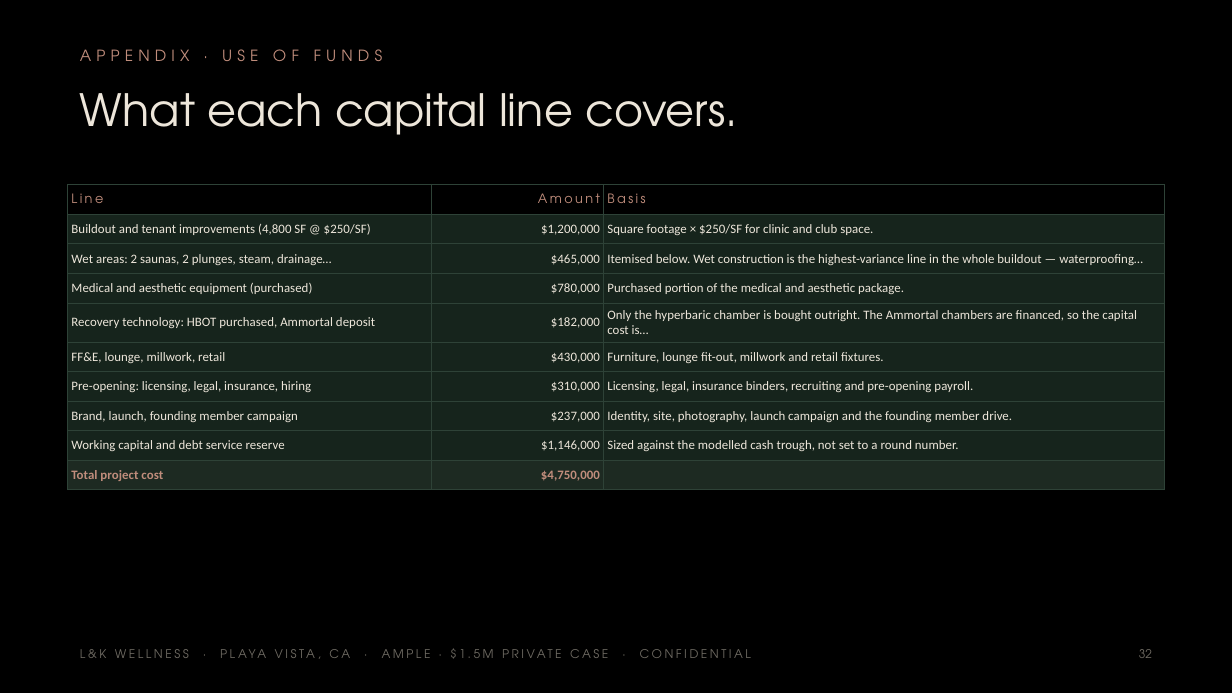
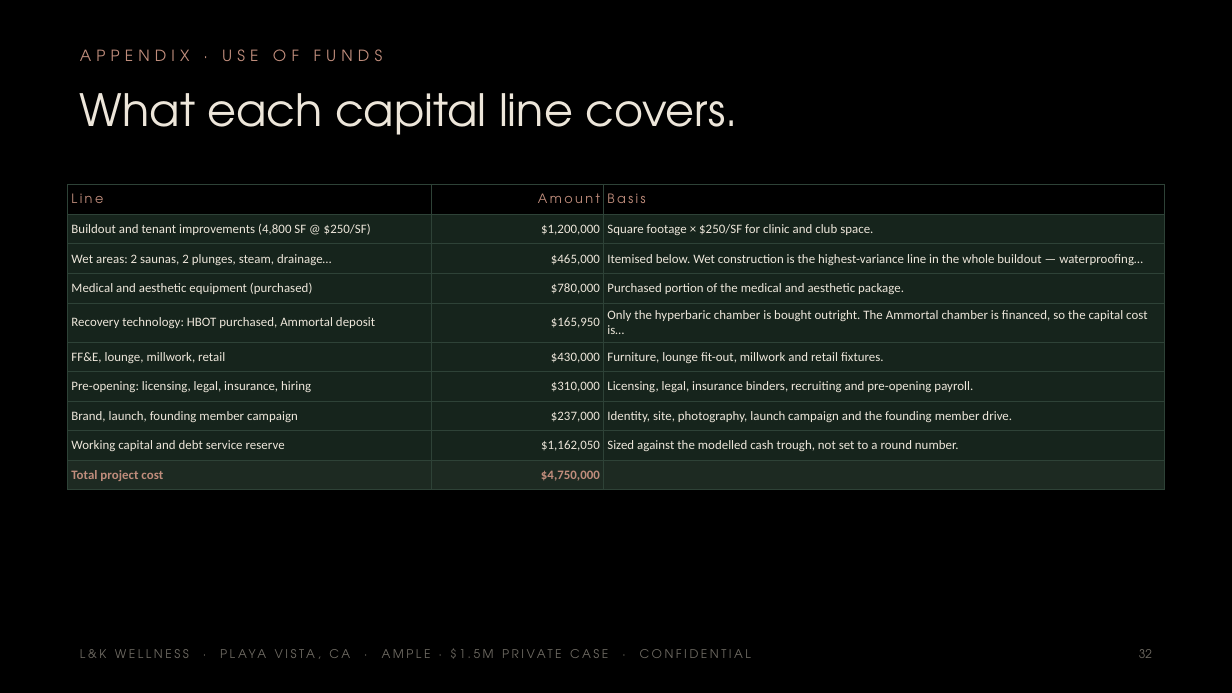
Before and after one commit to apexalpha811/2mil_ample, a slide deck: slide 32 of 1.5mil_ample.pptx. Drawn at 1232x693 pixels with LibreOffice and Linux fonts; fonts in the diff are those of the drawing. Boxes give left, top, right and bottom in pixels: in the first picture for what was removed or moved away, otherwise in the second. Text is boxed around its words. In the diff, an @@ line names an element or a change of style, - is before the commit and + after.

```diff
--- a/1.5mil_ample.pptx
+++ b/1.5mil_ample.pptx
@@ table at box(68, 185, 1164, 485) @@
-row 5, column 2: $182,000
+row 5, column 2: $165,950
-row 5, column 3: Only the hyperbaric chamber is bought outright. The Ammortal chambers are financed, so the capital cost is…
+row 5, column 3: Only the hyperbaric chamber is bought outright. The Ammortal chamber is financed, so the capital cost is…
-row 9, column 2: $1,146,000
+row 9, column 2: $1,162,050
```
Also in this commit, not shown: 5 other slides changed, 5 other files.
